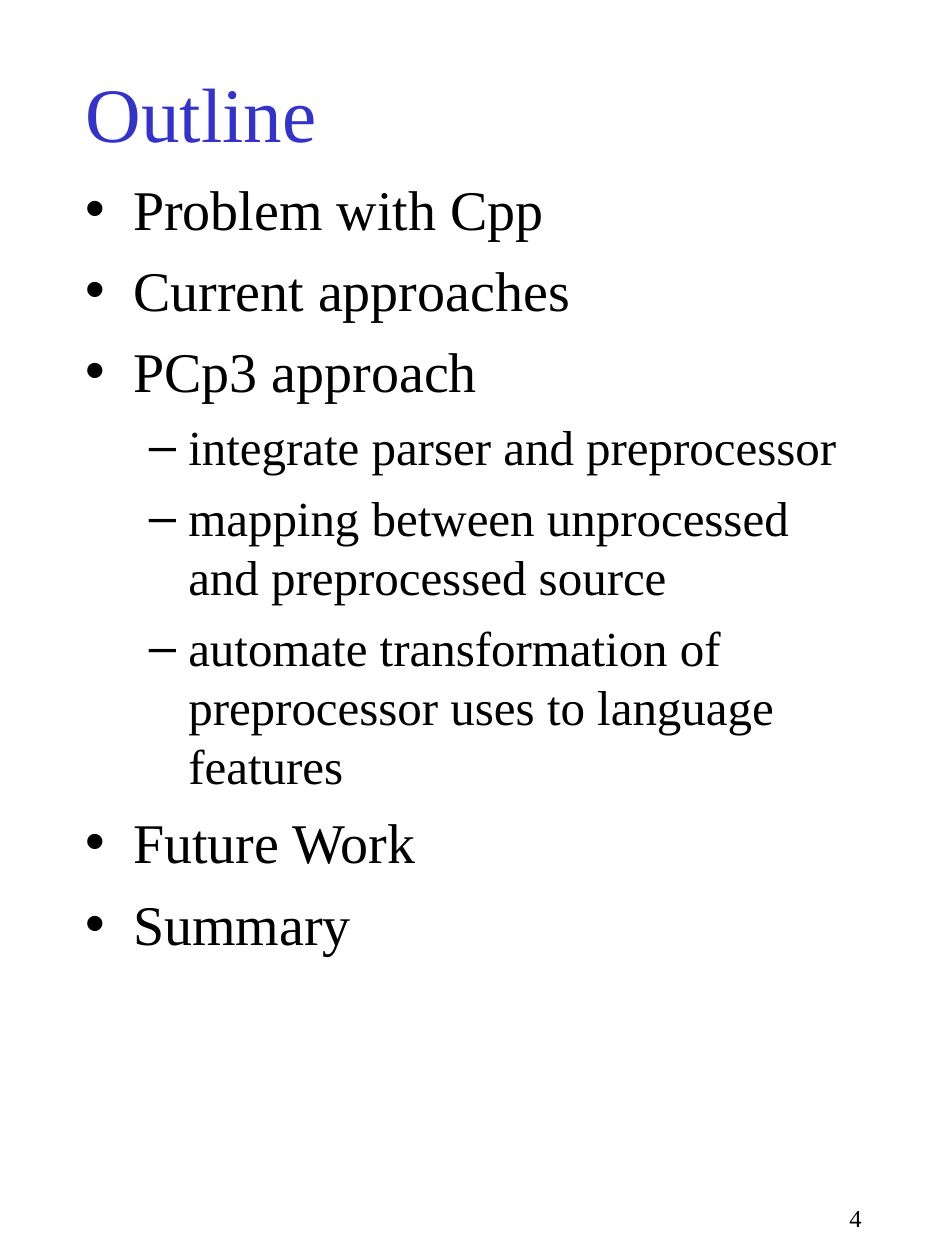
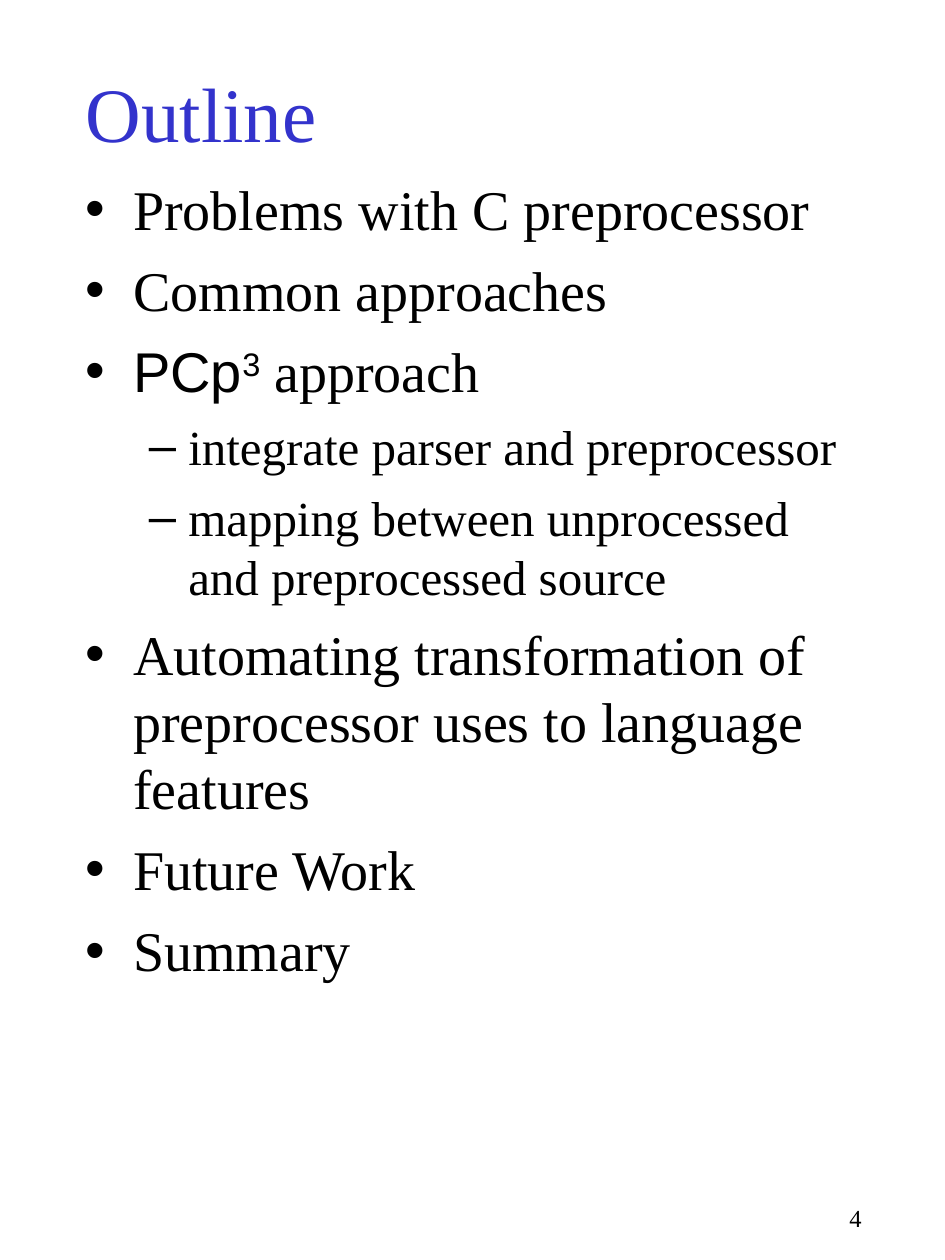
Before and after one commit to gjbadros/empirical_macros, a slide deck: slide 4 of cpp/paper/pcp3.ppt. Drawn at 945x1260 pixels with LibreOffice and Linux fonts; fonts in the diff are those of the drawing. Boxes give left, top, right and bottom in pixels: in the first picture for what was removed or moved away, otherwise in the second. Text is boxed around its words. In the diff, an @@ line names an element or a change of style, - is before the commit and + after.

```diff
--- a/cpp/paper/pcp3.ppt
+++ b/cpp/paper/pcp3.ppt
@@ text at box(133, 191, 810, 322): text changed @@
-• Problem with Cpp
-• Current approaches
+• Problems with C preprocessor
+• Common approaches
@@ text at box(274, 353, 479, 403): font Times New Roman to Arial, now superscript in "PCp3" @@
@@ text at box(133, 635, 805, 810): text changed; size 28 to 32 pt @@
-  – automate transformation of
-    preprocessor uses to language
-    features
+• Automating transformation of
+  preprocessor uses to language
+  features
```
Also in this commit, not shown: 9 other slides changed.
